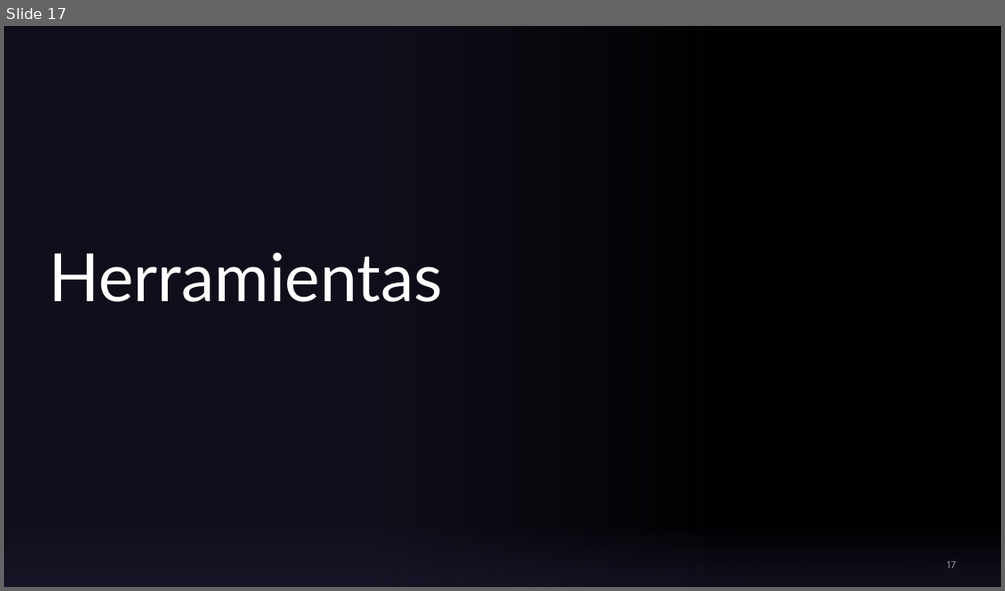
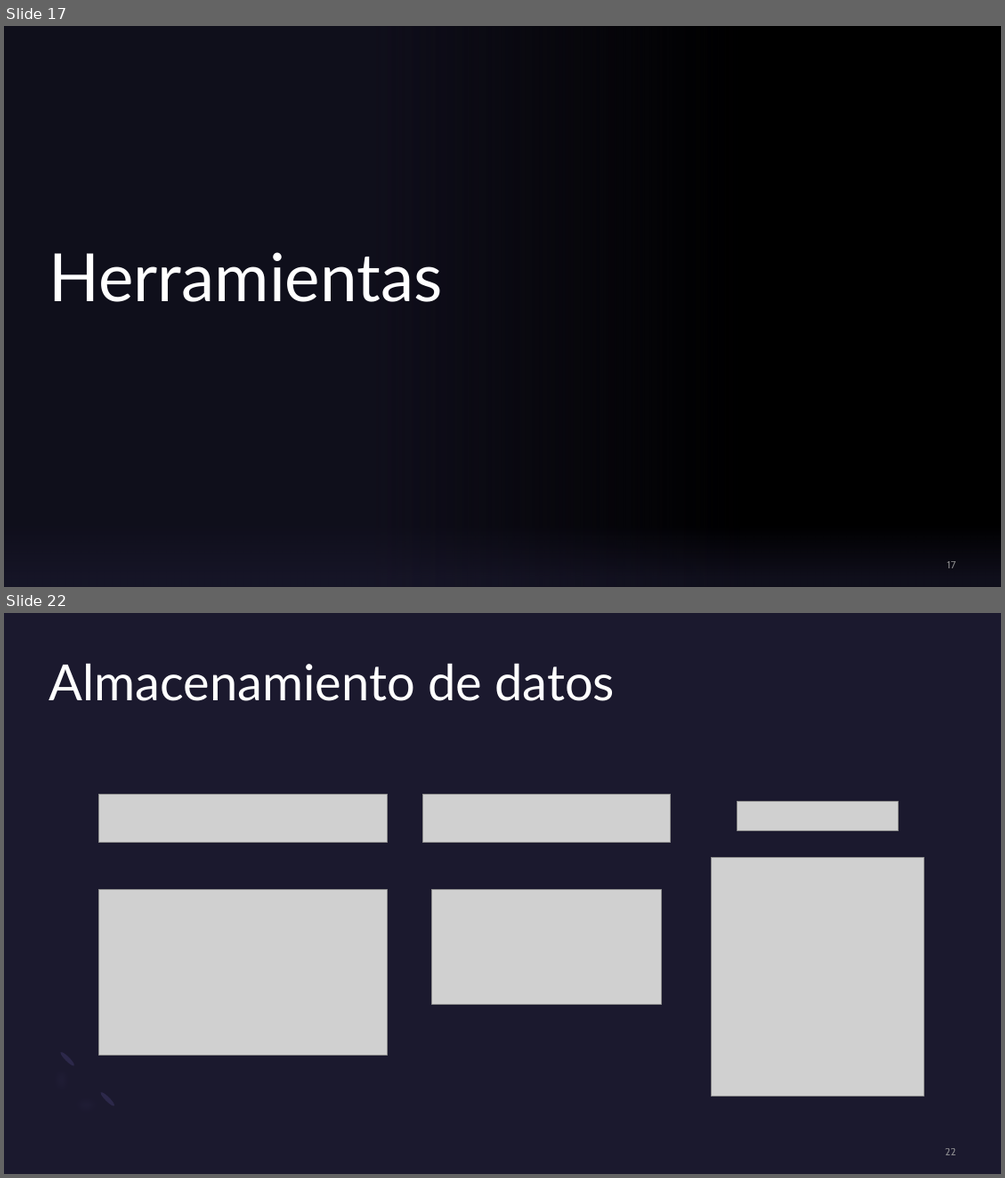
Before and after one commit to Jiaz02/MyGymBro, a slide deck: My Gym Bro def.pptx. Shown one above the other, each under a label of ours: slide 17 before the commit, slides 17 and 22 after it; the slides between them are not shown. The pictures are 1005x591 and 1005x1178 pixels, drawn with LibreOffice and Linux fonts; fonts in the diff are those of the drawing; grey boxes stand for pictures; background and template pictures are left out. Boxes give left, top, right and bottom in pixels: in the first picture for what was removed or moved away, otherwise in the second. Text is boxed around its words. In the diff, an @@ line names an element or a change of style, - is before the commit and + after.

```diff
--- a/My Gym Bro def.pptx
+++ b/My Gym Bro def.pptx
@@ slide 22 added at [4, 613, 1001, 1174], background #1B192E @@
@@ title added at [49, 663, 615, 701], 48 pt, text #FFFFFF @@
+Almacenamiento de datos
@@ picture added at [99, 794, 387, 843] @@
@@ picture added at [423, 794, 671, 843] @@
@@ picture added at [737, 802, 898, 831] @@
@@ picture added at [712, 857, 923, 1095] @@
@@ picture added at [99, 890, 387, 1055] @@
@@ picture added at [432, 890, 662, 1004] @@
@@ freeform shape added at [33, 1048, 117, 1132], fill #7771B2 at 20% opacity @@
@@ ellipse added at [59, 1050, 76, 1067], fill #2C284A @@
@@ ellipse added at [98, 1091, 115, 1108], fill #2C284A @@
@@ page number added at [945, 1148, 955, 1155], 10 pt, text #A6A6A6 at 80% opacity @@
+22
```
Also in this commit, not shown: 9 other slides added, 6 slides removed.
